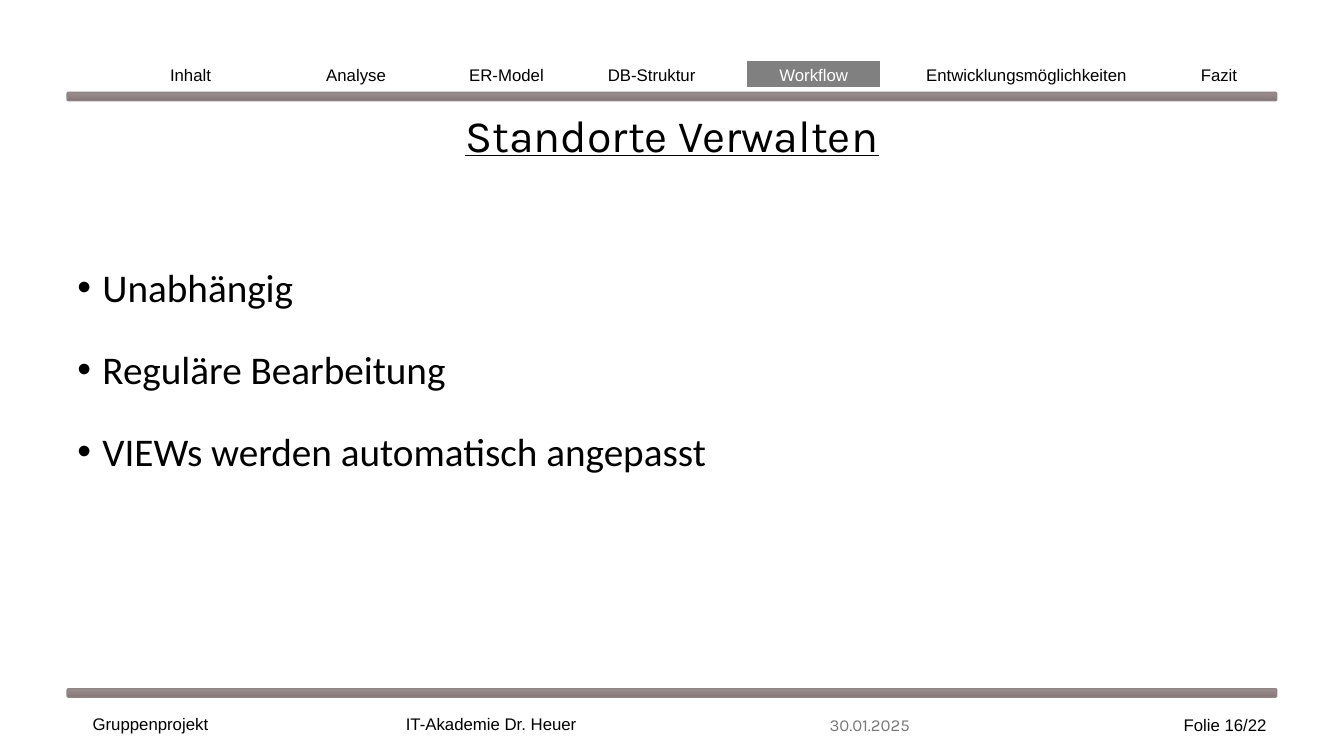
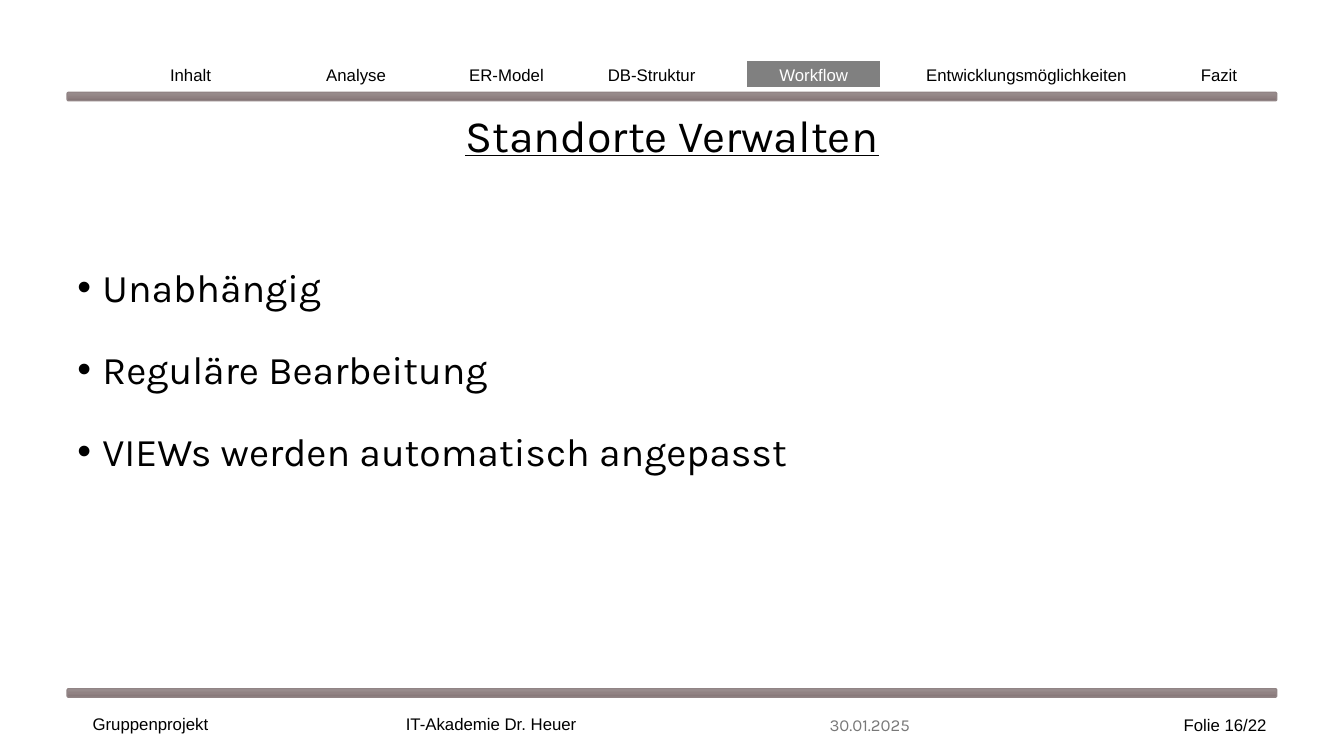
Before and after one commit to EkaterinaShmeleva/MediaManagementSystem, a slide deck: slide 16 of Medienverwaltungsdatenbank Gruppe1.pptx. Drawn at 1344x756 pixels with LibreOffice and Linux fonts; fonts in the diff are those of the drawing. Boxes give left, top, right and bottom in pixels: in the first picture for what was removed or moved away, otherwise in the second. Text is boxed around its words. In the diff, an @@ line names an element or a change of style, - is before the commit and + after.

Commit message:
Schriftarten angepasst

```diff
--- a/Medienverwaltungsdatenbank Gruppe1.pptx
+++ b/Medienverwaltungsdatenbank Gruppe1.pptx
@@ text "Unabhängig" at [102,275,787,476]: font Calibri to Karla @@
```
Also in this commit, not shown: 3 other slides changed.
